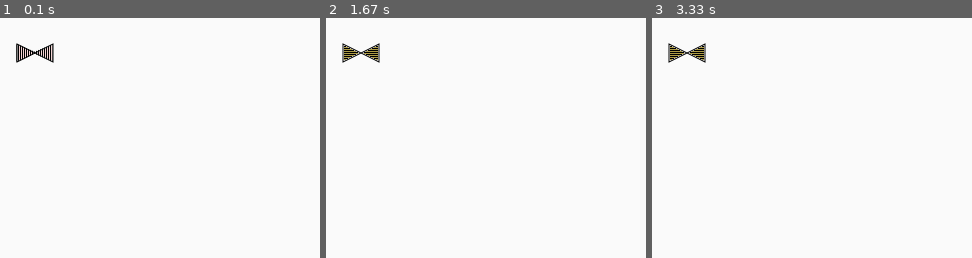
Above: before the commit, frames 1-3 (left to right).
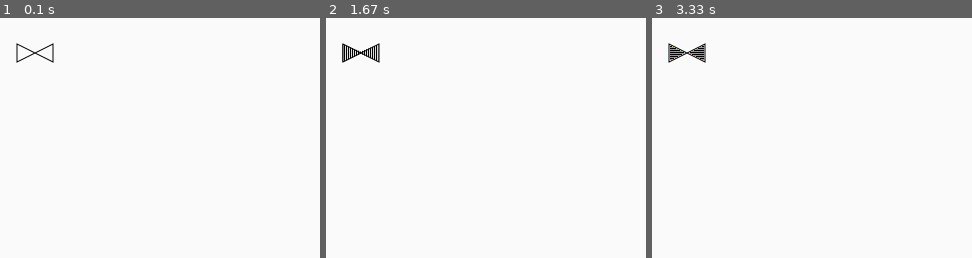
Above: after the commit, the same moments.

Repository: DMOC-Cyber/PyGame_HMI
Game: pygame game, started from HMI_test/simple_test.py
Same seed, same stepped clock (60 frames per second), same inputs: the game is played once before the commit and once after it.
Inputs (mouse positions are % of the whole screen's width and height, from its top left):
- Up to frame 1 (0.1 s): no input
- Up to frame 2 (1.67 s): click (50, 50) at 0.38 s; click (50, 56) at 0.72 s; click (19, 35) at 1.05 s; click (87, 85) at 1.38 s
- Up to frame 3 (3.33 s): click (52, 16) at 1.72 s; click (45, 76) at 2.05 s; click (47, 33) at 2.38 s; click (36, 29) at 2.72 s; click (76, 41) at 3.05 s
The pictures show only the part of the screen within x 0-50%, y 0-50%; the shares and areas given below are measured in that part.

The runs differ from the first frame. In frame 1, 0.4% of the frame differs, in the area x 5-17%, y 10-19%; in frame 2, 0.3%; in frame 3, nothing differs.

Commit message:
Got toggling of valve position working

Diff:
--- a/HMI_test/simple_test.py
+++ b/HMI_test/simple_test.py
@@ -29,22 +29,21 @@
 
 class Valve(pygame.sprite.Sprite):
     """Generate valve symbol"""
-    def __init__(self, position, *groups):
+    def __init__(self, *groups):
         super().__init__(*groups)
         self.image = pygame.image.load(str(data_dir) + "/Valve.png")
         self.rect = self.image.get_rect()
         self.area = screen.get_rect()
-        self.position = position
-        self.change_position(self.position)
+        self.position = False
 
-    def change_position(self, position):
+    def change_position(self):
         """Fully open or close a valve"""
-        if position is True:
+        if self.position:
             self.image = pygame.image.load(str(data_dir) + "/open_valve.png")
-        elif position is False:
+        else:
             self.image = pygame.image.load(str(data_dir) + "/close_valve.png")
-        else:
-            raise ValueError("Invalid position provided")
+        # else:
+        #     raise ValueError("Invalid position provided")
 
 
 if __name__ == "__main__":
@@ -58,11 +57,13 @@
     screen.blit(background, (0, 0))
     pygame.display.flip()
 
-    valve = Valve(False)
+    clock = pygame.time.Clock()
+    valve = Valve()
     all_sprites = pygame.sprite.RenderPlain(valve)
 
     run = True
     while run:
+        clock.tick(60)
         for event in pygame.event.get():
             if event.type == QUIT:
                 run = False
@@ -70,9 +71,10 @@
                 run = False
             elif event.type == MOUSEBUTTONDOWN:
                 if valve.position is False:
-                    valve.change_position(True)
+                    valve.position = True
                 elif valve.position is True:
-                    valve.change_position(False)
+                    valve.position = False
+                valve.change_position()
 
         all_sprites.update()
 
